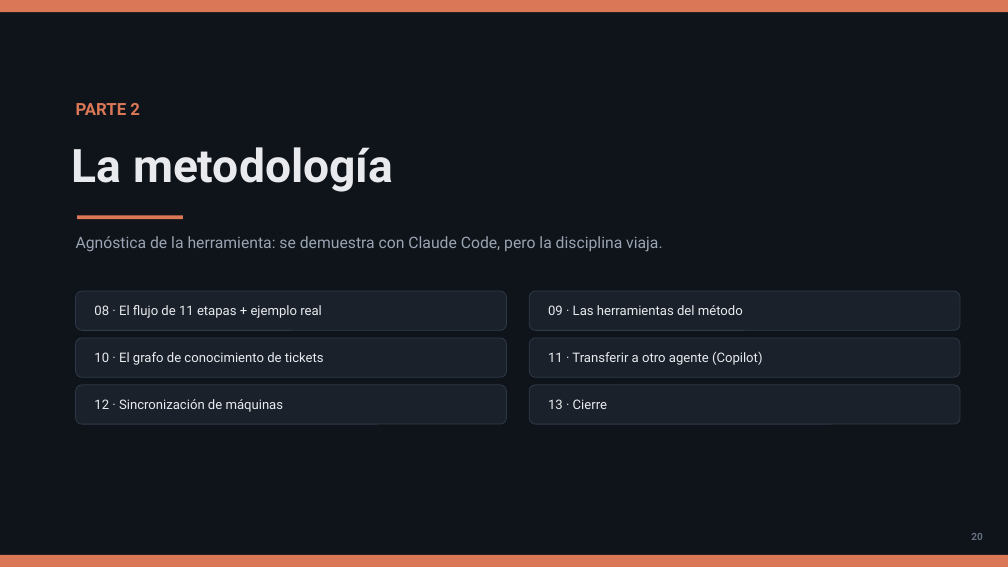
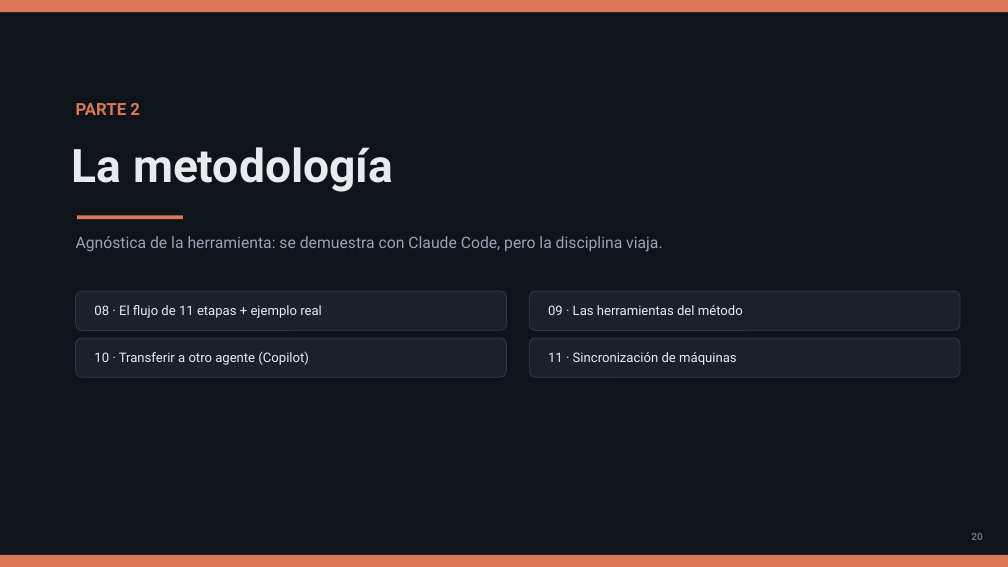
Before and after one commit to olonok69/claude_code_ml_engineer, a slide deck: slide 20 of presentacion/Claude_Code_Presentacion.pptx. Drawn at 1008x567 pixels with LibreOffice and Linux fonts; fonts in the diff are those of the drawing. Boxes give left, top, right and bottom in pixels: in the first picture for what was removed or moved away, otherwise in the second. Text is boxed around its words. In the diff, an @@ line names an element or a change of style, - is before the commit and + after.

```diff
--- a/presentacion/Claude_Code_Presentacion.pptx
+++ b/presentacion/Claude_Code_Presentacion.pptx
@@ text at (94, 352, 309, 365): text changed @@
-10 · El grafo de conocimiento de tickets
+10 · Transferir a otro agente (Copilot)
@@ text at (548, 352, 737, 365): text changed @@
-11 · Transferir a otro agente (Copilot)
+11 · Sincronización de máquinas
@@ rounded rectangle removed at (76, 385, 507, 424) @@
@@ rounded rectangle removed at (529, 385, 960, 424) @@
@@ text removed at (94, 399, 284, 412) @@
-12 · Sincronización de máquinas
@@ text removed at (548, 399, 607, 409) @@
-13 · Cierre
```
Also in this commit, not shown: 7 other slides changed, 4 slides added, 1 slide removed, 7 other files.
